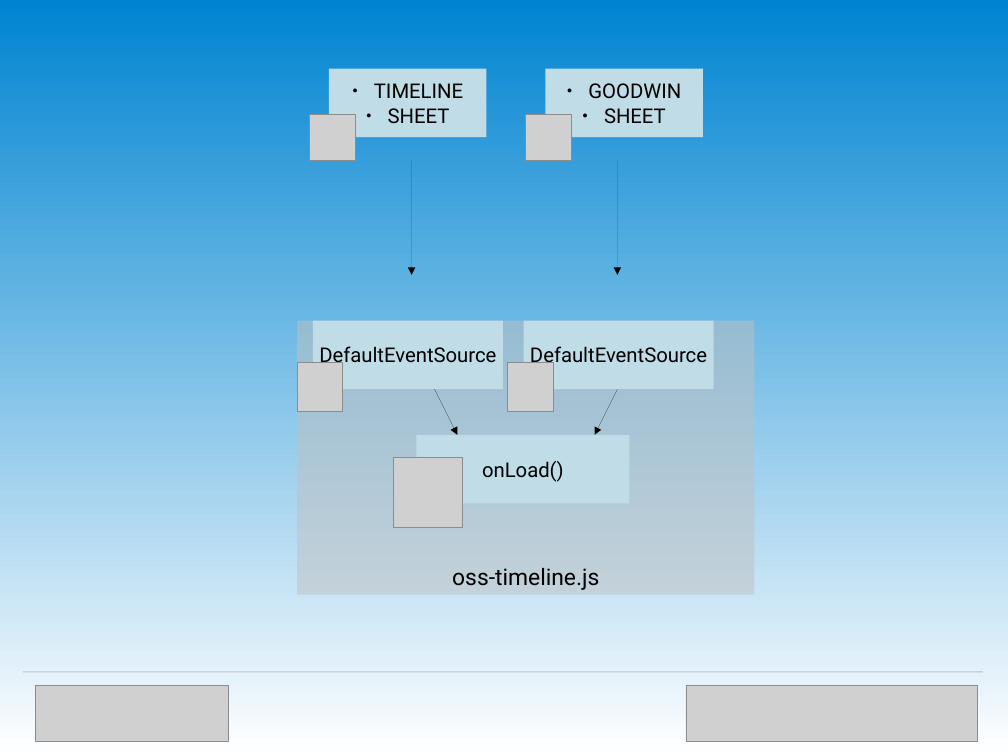
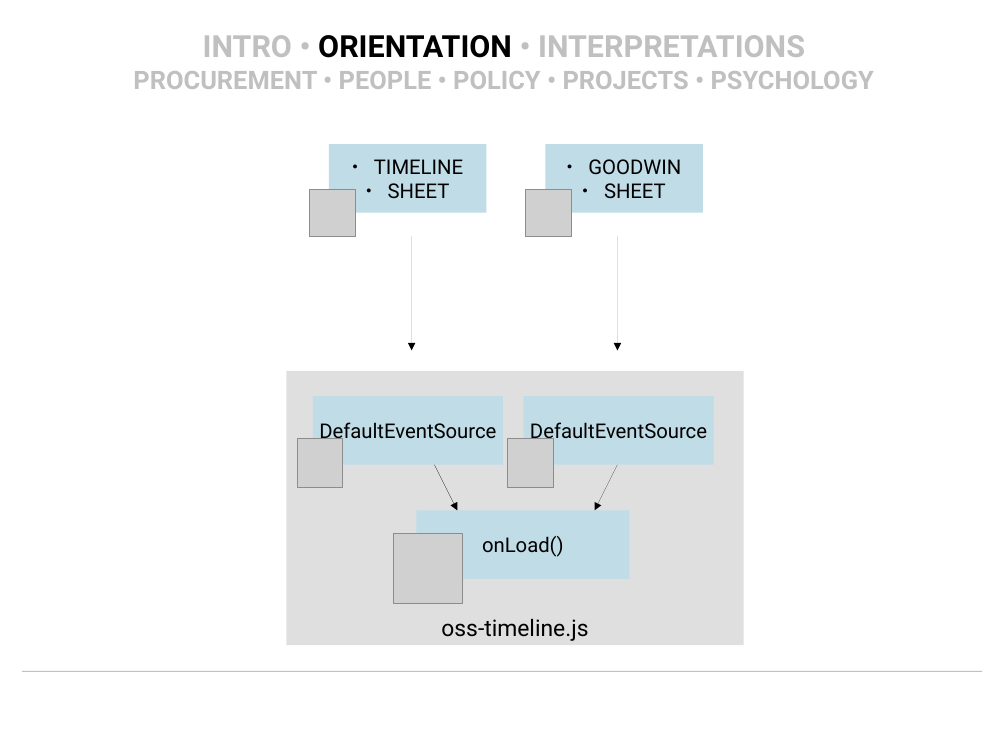
Before and after one commit to OpenTechStrategies/timelines, a slide deck: slide 5 of us-govt-open-source.odp. Drawn at 1008x756 pixels with LibreOffice and Linux fonts; fonts in the diff are those of the drawing; grey boxes stand for pictures; background and template pictures are left out. Boxes give left, top, right and bottom in pixels: in the first picture for what was removed or moved away, otherwise in the second. Text is boxed around its words. In the diff, an @@ line names an element or a change of style, - is before the commit and + after.

```diff
--- a/us-govt-open-source.odp
+++ b/us-govt-open-source.odp
@@ background gradient #0084D1 to #FFFFFF to #FFFFFF @@
@@ title added at (133,35,874,89), 20 pt, text #C0C0C0, bold @@
+INTRO • ORIENTATION • INTERPRETATIONS
+PROCUREMENT • PEOPLE • POLICY • PROJECTS • PSYCHOLOGY
@@ rectangle "oss-timeline.js": place and size @@
-rectangle "oss-timeline.js" at (297,321,755,595)
+rectangle "oss-timeline.js" at (286,371,744,646)
@@ 5 pictures, 5 rectangles, 4 arrows: place and size @@
-5 pictures, 5 rectangles, 4 arrows at (297,69,713,528)
+5 pictures, 5 rectangles, 4 arrows at (297,145,713,603)
@@ line added from (22, 672) to (982, 672), #C0C0C0 0.71 pt @@
@@ line removed from (23, 672) to (983, 672) @@
@@ picture removed at (36,686,229,742) @@
@@ picture removed at (686,686,978,742) @@
```
Also in this commit, not shown: 7 other slides changed, 13 slides added, 29 slides removed, 3 other files.
